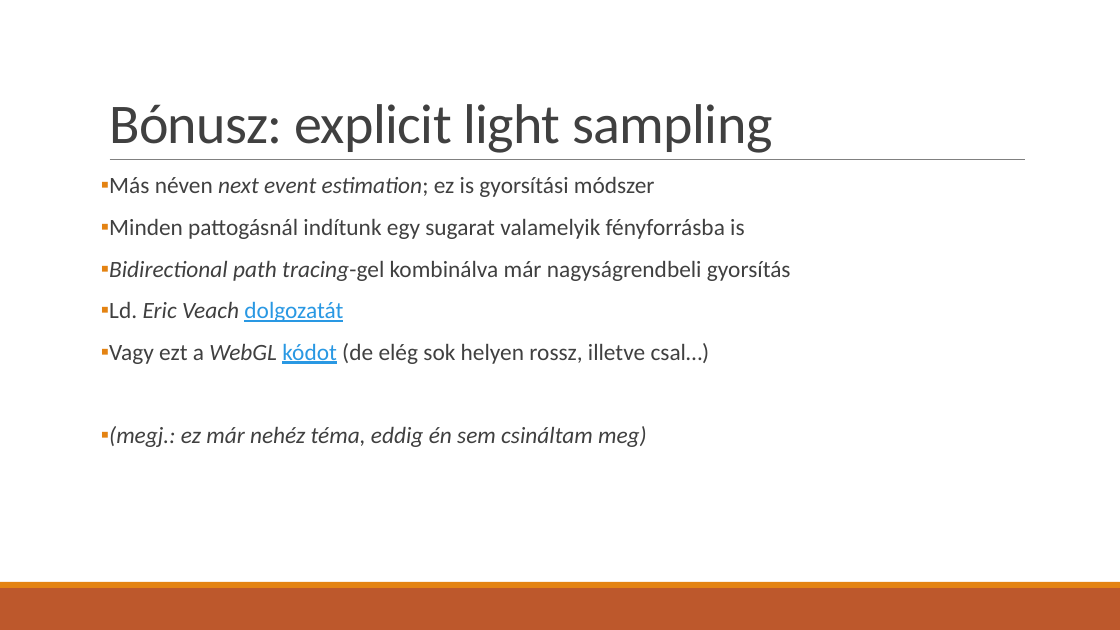
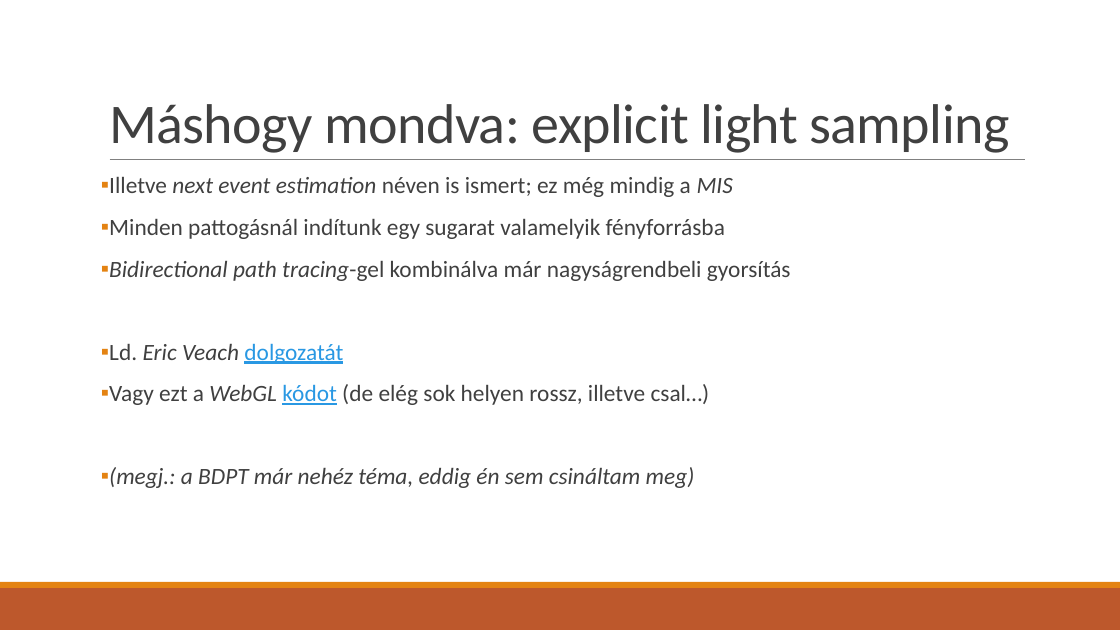
Before and after one commit to asylum2010/Asylum-s-ELTE-Exercises, a slide deck: slide 13 of PBR_EA_02.pptx. Drawn at 1120x630 pixels with LibreOffice and Linux fonts; fonts in the diff are those of the drawing. Boxes give left, top, right and bottom in pixels: in the first picture for what was removed or moved away, otherwise in the second. Text is boxed around its words. In the diff, an @@ line names an element or a change of style, - is before the commit and + after.

```diff
--- a/PBR_EA_02.pptx
+++ b/PBR_EA_02.pptx
@@ title at <box>109,104,1009,153</box>: text changed @@
-Bónusz: explicit light sampling
+Máshogy mondva: explicit light sampling
@@ text at <box>109,177,733,239</box>: text changed @@
-▪ Más néven next event estimation; ez is gyorsítási módszer
-▪ Minden pattogásnál indítunk egy sugarat valamelyik fényforrásba is
+▪ Illetve next event estimation néven is ismert; ez még mindig a MIS
+▪ Minden pattogásnál indítunk egy sugarat valamelyik fényforrásba
@@ text at <box>109,467,695,488</box>: text changed @@
-▪ (megj.: ez már nehéz téma, eddig én sem csináltam meg)
+▪ (megj.: a BDPT már nehéz téma, eddig én sem csináltam meg)
```
Also in this commit, not shown: 3 other slides changed, 1 slide added, 1 slide removed, 1 other file.
